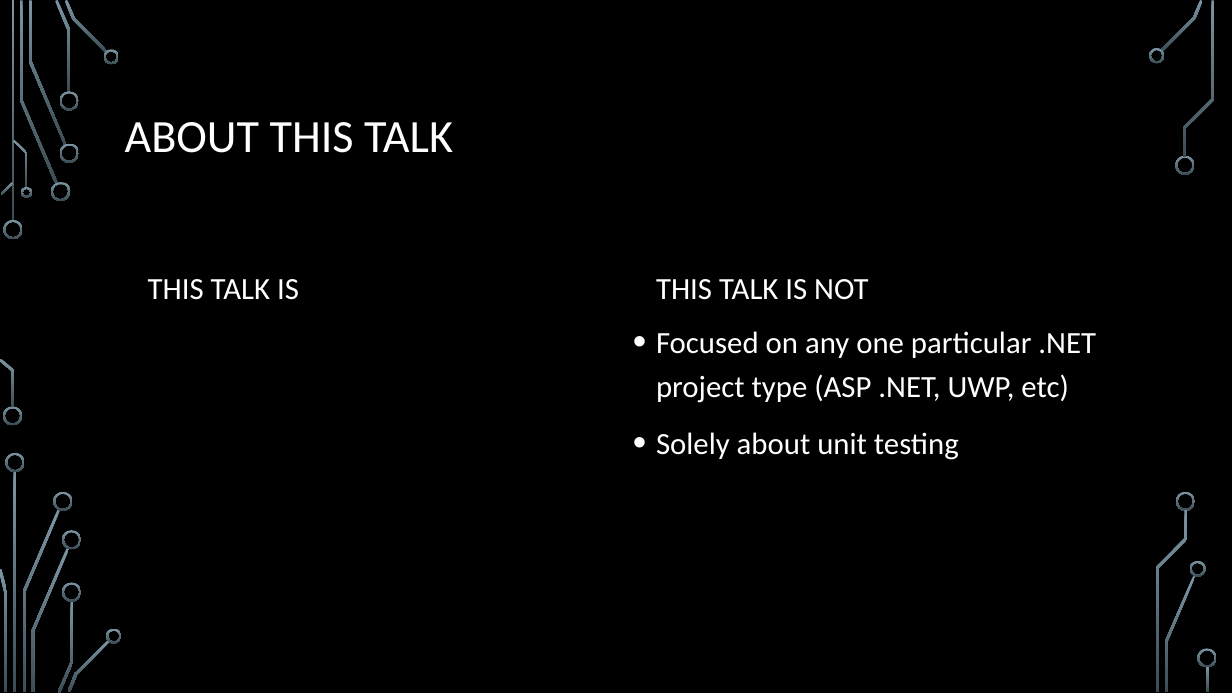
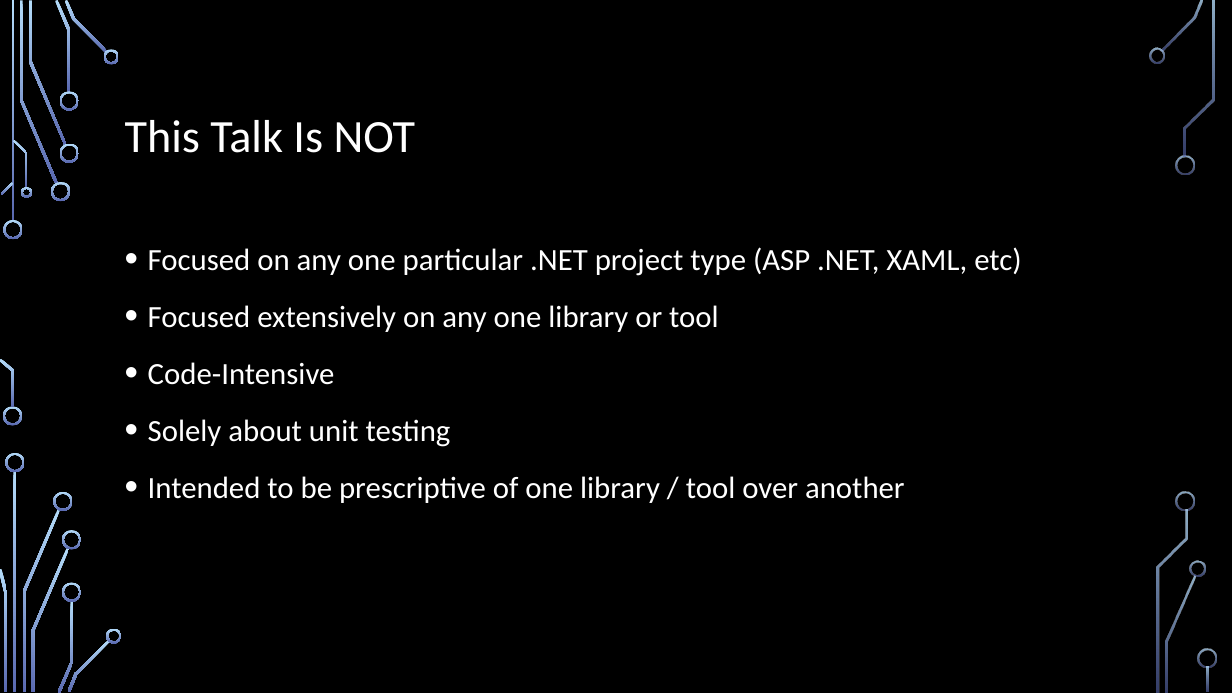
Before and after one commit to IntegerMan/SoftwareQualityTalk, a slide deck: slide 4 of Software Quality Recipes for Legacy.pptx. Drawn at 1232x693 pixels with LibreOffice and Linux fonts; fonts in the diff are those of the drawing; background and template pictures are left out. Boxes give left, top, right and bottom in pixels: in the first picture for what was removed or moved away, otherwise in the second. Text is boxed around its words. In the diff, an @@ line names an element or a change of style, - is before the commit and + after.

Commit message:
Updated slides

```diff
--- a/Software Quality Recipes for Legacy.pptx
+++ b/Software Quality Recipes for Legacy.pptx
@@ fill gradient #7C96A3 to #3B4C54 to gradient #B4DCFA to #5968B0 in 36 elements at (x1=4, y1=220, x2=23, y2=239), (x1=3, y1=407, x2=22, y2=426), (x1=20, y1=1, x2=57, y2=184), (x1=51, y1=182, x2=70, y2=201), (x1=29, y1=1, x2=66, y2=145), (x1=55, y1=0, x2=71, y2=92), (x1=59, y1=143, x2=79, y2=163), (x1=59, y1=91, x2=79, y2=111), (x1=65, y1=0, x2=107, y2=54), (x1=104, y1=49, x2=120, y2=64), (x1=1, y1=182, x2=14, y2=195), (x1=0, y1=359, x2=14, y2=408), (x1=13, y1=140, x2=28, y2=188), (x1=20, y1=187, x2=31, y2=198), (x1=14, y1=471, x2=17, y2=692), (x1=22, y1=509, x2=59, y2=691), (x1=6, y1=453, x2=25, y2=472), (x1=0, y1=568, x2=6, y2=691), (x1=54, y1=492, x2=73, y2=511), (x1=31, y1=548, x2=69, y2=692), (x1=57, y1=601, x2=73, y2=693), (x1=62, y1=531, x2=81, y2=550), (x1=62, y1=582, x2=81, y2=602), (x1=67, y1=640, x2=110, y2=692), (x1=106, y1=628, x2=122, y2=643), (x1=1161, y1=0, x2=1203, y2=52), (x1=1149, y1=48, x2=1165, y2=64), (x1=1176, y1=155, x2=1195, y2=175), (x1=1165, y1=576, x2=1196, y2=692), (x1=1190, y1=561, x2=1206, y2=577), (x1=1184, y1=1, x2=1214, y2=157), (x1=1177, y1=492, x2=1196, y2=511), (x1=1156, y1=510, x2=1188, y2=692), (x1=1198, y1=649, x2=1217, y2=668), (x1=1207, y1=666, x2=1210, y2=692), (x1=11, y1=1, x2=14, y2=222) @@
@@ title at (x1=125, y1=120, x2=416, y2=153): text changed @@
-ABOUT THIS TALK
+This Talk Is NOT
@@ text "Focused on any one particular ..." moved from (x1=656, y1=331, x2=1096, y2=460) to (x1=148, y1=247, x2=1021, y2=503) @@
@@ text at (x1=148, y1=247, x2=1021, y2=385): text changed @@
-• Focused on any one particular .NET project type (ASP .NET, UWP, etc)
+• Focused on any one particular .NET project type (ASP .NET, XAML, etc)
+• Focused extensively on any one library or tool
+• Code-Intensive
@@ text removed at (x1=148, y1=279, x2=299, y2=300) @@
-THIS TALK IS
@@ text removed at (x1=656, y1=279, x2=868, y2=300) @@
-THIS TALK IS NOT
@@ text at (x1=148, y1=476, x2=905, y2=503): paragraph added @@
+• Intended to be prescriptive of one library / tool over another
```
Also in this commit, not shown: 6 other slides changed, 40 slides added, 2 slides removed.
